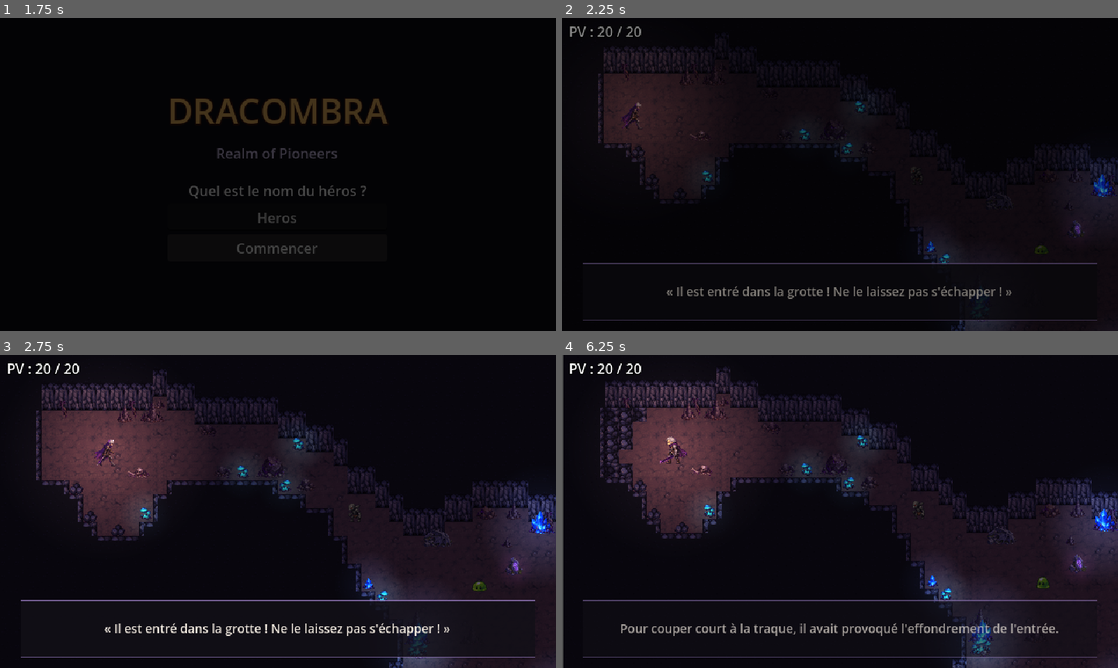
Above: before the commit, frames 1-4 (two rows, left to right).
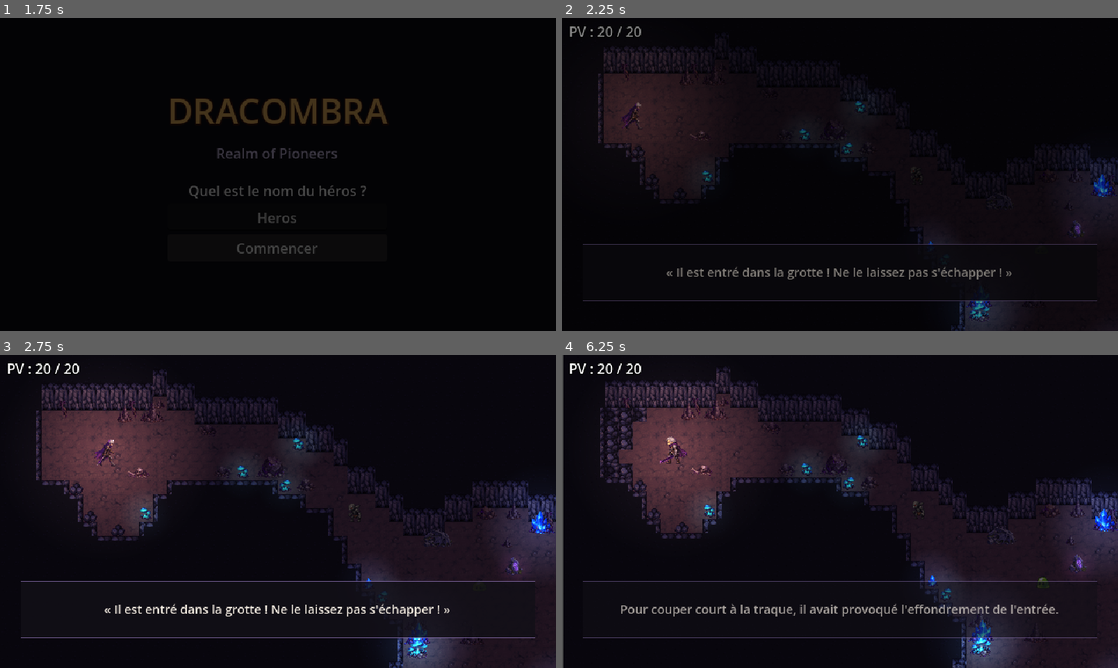
Above: after the commit, the same moments.

Repository: jyraia-sama/dracombra--realm-of-pioneers
Game: Godot game, scene res://scenes/ui/title_screen.tscn
Two runs of this game, one before a commit and one after it. Both use one fixed random seed, a clock stepped at 60 frames per second and the inputs below.
Inputs (mouse positions are in pixels of both pictures, inside the frame that each line leads up to):
- Up to frame 1 (1.75 s): click "Nouvelle partie" at 0.5 s; click "Commencer" at 1.25 s
- Up to frame 2 (2.25 s): move the mouse to (962, 158) at 2.02 s; hold D (move_right) from 2.03 s (still down); hold H (quick_heal, bound only after the commit) from 2.03 s (still down); click (962, 158) at 2.17 s
- Up to frame 3 (2.75 s): keep holding D (move_right); keep holding H (quick_heal, bound only after the commit)
- Up to frame 4 (6.25 s): release D (move_right) at 2.75 s; release H (quick_heal, bound only after the commit) at 2.75 s; drag from (728, 527) to (667, 455) at 2.77 s; move the mouse to (895, 442) at 3.52 s; hold D (move_right) 3.53-4.25 s; hold I (bag) 3.53-4.25 s; tap H (quick_heal, bound only after the commit) at 3.8, 5.3 s; drag from (812, 574) to (662, 452) at 4.27 s; move the mouse to (1006, 558) at 5.02 s; hold A (move_left) 5.03-5.75 s; hold Space (dodge) 5.03-5.75 s; tap Escape (pause) at 5.65 s; drag from (673, 464) to (917, 514) at 5.77 s

Frame 1 is identical in both runs. In frame 2, 3.2% of the frame differs, in the area x 3-97%, y 72-97%; in frame 3, 3.8%; in frame 4, 4.0%.

Commit message:
Barre d'outils, sprite d'Ysolde, icônes hache/pioche, fix sanglier pendant l'arrivée blessée
- Sylve : les ennemis sont retirés pendant l'arrivée du héros blessé (il restait bloqué)
- Hotbar en bas de l'écran : touches 1-6, H / RB pour le soin rapide
- Boîte de narration remontée au-dessus de la barre
- Ysolde : planche 6x8 (idle, marche, soin, mortier)

Co-Authored-By: Claude Opus 5.5 <noreply@anthropic.com>
Claude-Session: https://claude.ai/code/session_01KBJV5MgMfYCUGu2ekBiNVK

Diff:
--- a/project.godot
+++ b/project.godot
@@ -110,6 +110,42 @@
 , Object(InputEventJoypadButton,"resource_local_to_scene":false,"resource_name":"","device":-1,"button_index":9,"pressure":0.0,"pressed":true,"script":null)
 ]
 }
+slot_1={
+"deadzone": 0.2,
+"events": [Object(InputEventKey,"resource_local_to_scene":false,"resource_name":"","device":-1,"window_id":0,"alt_pressed":false,"shift_pressed":false,"ctrl_pressed":false,"meta_pressed":false,"pressed":false,"keycode":0,"physical_keycode":49,"key_label":0,"unicode":49,"location":0,"echo":false,"script":null)
+]
+}
+slot_2={
+"deadzone": 0.2,
+"events": [Object(InputEventKey,"resource_local_to_scene":false,"resource_name":"","device":-1,"window_id":0,"alt_pressed":false,"shift_pressed":false,"ctrl_pressed":false,"meta_pressed":false,"pressed":false,"keycode":0,"physical_keycode":50,"key_label":0,"unicode":50,"location":0,"echo":false,"script":null)
+]
+}
+slot_3={
+"deadzone": 0.2,
+"events": [Object(InputEventKey,"resource_local_to_scene":false,"resource_name":"","device":-1,"window_id":0,"alt_pressed":false,"shift_pressed":false,"ctrl_pressed":false,"meta_pressed":false,"pressed":false,"keycode":0,"physical_keycode":51,"key_label":0,"unicode":51,"location":0,"echo":false,"script":null)
+]
+}
+slot_4={
+"deadzone": 0.2,
+"events": [Object(InputEventKey,"resource_local_to_scene":false,"resource_name":"","device":-1,"window_id":0,"alt_pressed":false,"shift_pressed":false,"ctrl_pressed":false,"meta_pressed":false,"pressed":false,"keycode":0,"physical_keycode":52,"key_label":0,"unicode":52,"location":0,"echo":false,"script":null)
+]
+}
+slot_5={
+"deadzone": 0.2,
+"events": [Object(InputEventKey,"resource_local_to_scene":false,"resource_name":"","device":-1,"window_id":0,"alt_pressed":false,"shift_pressed":false,"ctrl_pressed":false,"meta_pressed":false,"pressed":false,"keycode":0,"physical_keycode":53,"key_label":0,"unicode":53,"location":0,"echo":false,"script":null)
+]
+}
+slot_6={
+"deadzone": 0.2,
+"events": [Object(InputEventKey,"resource_local_to_scene":false,"resource_name":"","device":-1,"window_id":0,"alt_pressed":false,"shift_pressed":false,"ctrl_pressed":false,"meta_pressed":false,"pressed":false,"keycode":0,"physical_keycode":54,"key_label":0,"unicode":54,"location":0,"echo":false,"script":null)
+]
+}
+quick_heal={
+"deadzone": 0.2,
+"events": [Object(InputEventKey,"resource_local_to_scene":false,"resource_name":"","device":-1,"window_id":0,"alt_pressed":false,"shift_pressed":false,"ctrl_pressed":false,"meta_pressed":false,"pressed":false,"keycode":0,"physical_keycode":72,"key_label":0,"unicode":104,"location":0,"echo":false,"script":null)
+, Object(InputEventJoypadButton,"resource_local_to_scene":false,"resource_name":"","device":-1,"button_index":10,"pressure":0.0,"pressed":true,"script":null)
+]
+}
 pause={
 "deadzone": 0.2,
 "events": [Object(InputEventKey,"resource_local_to_scene":false,"resource_name":"","device":-1,"window_id":0,"alt_press …(195 unchanged characters)…
--- a/scenes/levels/sylve/sylve.gd
+++ b/scenes/levels/sylve/sylve.gd
@@ -35,6 +35,10 @@
 	if gate:
 		gate.enabled = false
 	daylight.color = EVENING
+	# Pendant l'arrivée, le héros est à bout de forces : pas de combat possible.
+	# Les bêtes de la Sylve ne sortiront qu'une fois le prologue terminé.
+	for enemy in get_tree().get_nodes_in_group("enemies"):
+		enemy.queue_free()
 	wound = WoundedEffect.new()
 	wound.name = "Wound"
 	add_child(wound)
--- a/scenes/npc/ysolde.gd
+++ b/scenes/npc/ysolde.gd
@@ -6,6 +6,13 @@
 ## habitante de la guilde.
 
 const SHEET := preload("res://assets/sprites/npc/ysolde.png")
+## Planche ysolde.png (6 colonnes) : [rangée, images, durée d'une image].
+const ANIMS := {
+	&"idle_down": [0, 4, 0.3], &"idle_up": [1, 4, 0.3], &"idle_side": [2, 4, 0.3],
+	&"walk_down": [3, 6, 0.12], &"walk_up": [4, 6, 0.12], &"walk_side": [5, 6, 0.12],
+	&"heal": [6, 4, 0.25], &"mortar": [7, 4, 0.22],
+}
+const COLUMNS := 6
 
 var _sprite: Sprite2D
 var _interact: Interactable
@@ -17,9 +24,10 @@
 	add_to_group("npc")
 	_sprite = Sprite2D.new()
 	_sprite.texture = SHEET
-	_sprite.hframes = 2
+	_sprite.hframes = COLUMNS
+	_sprite.vframes = 8
 	_sprite.centered = false
-	_sprite.offset = Vector2(-10, -30)
+	_sprite.offset = Vector2(-13, -30)
 	add_child(_sprite)
 	var body := StaticBody2D.new()
 	body.collision_layer = 1
@@ -41,10 +49,19 @@
 
 func _process(delta: float) -> void:
 	_time += delta
-	_sprite.frame = int(_time / 0.7) % 2
 	var player := get_tree().get_first_node_in_group("player") as Node2D
-	if player:
-		_sprite.flip_h = player.global_position.x < global_position.x
+	var anim := &"mortar"
+	_sprite.flip_h = false
+	if player and (_talking or player.global_position.distance_to(global_position) < Game.TILE_SIZE * 4.0):
+		# Elle se tourne vers le héros quand il approche.
+		var d := player.global_position - global_position
+		if absf(d.x) > absf(d.y):
+			anim = &"idle_side"
+			_sprite.flip_h = d.x < 0.0
+		else:
+			anim = &"idle_down" if d.y > 0.0 else &"idle_up"
+	# Sinon, elle pile des herbes dans son mortier.
+	_sprite.frame = SheetAnimation.frame(ANIMS, anim, COLUMNS, _time, true)
 	# Un « ! » quand elle a quelque chose à dire.
 	if Quests.ready_to_report and int(_time * 2.0) % 6 == 0 and not _talking and fmod(_time, 3.0) < delta:
 		Emote.show(self, "!", Color(1.0, 0.85, 0.3), 32.0)
--- /dev/null
+++ b/scenes/ui/hotbar.gd
@@ -0,0 +1,111 @@
+class_name Hotbar
+extends HBoxContainer
+## Barre d'outils en bas de l'écran : l'arme de la classe, la hache, la pioche, puis les
+## soins (baume, viande). Touches 1 à 6 pour utiliser un consommable ; H (ou RB) prend
+## le meilleur soin disponible. Les outils servent tout seuls quand on frappe.
+
+const SLOTS: Array[StringName] = [&"__weapon", &"axe", &"pickaxe", &"balm", &"meat", &"herb"]
+const SLOT := 22
+
+var _cells: Array[Dictionary] = []
+var _flash := -1
+
+
+func _ready() -> void:
+	add_theme_constant_override("separation", 2)
+	for i in SLOTS.size():
+		var panel := Panel.new()
+		panel.custom_minimum_size = Vector2(SLOT, SLOT)
+		var style := StyleBoxFlat.new()
+		style.bg_color = Color(0.16, 0.14, 0.2, 0.85)
+		style.border_color = Color(0.45, 0.38, 0.55)
+		style.set_border_width_all(1)
+		panel.add_theme_stylebox_override("panel", style)
+		var icon := TextureRect.new()
+		icon.position = Vector2(3, 3)
+		icon.size = Vector2(16, 16)
+		icon.stretch_mode = TextureRect.STRETCH_KEEP_CENTERED
+		panel.add_child(icon)
+		var key := _label(str(i + 1), Vector2(1, -2), Color(0.85, 0.8, 0.9))
+		panel.add_child(key)
+		var count := _label("", Vector2(8, 11), Color.WHITE)
+		count.horizontal_alignment = HORIZONTAL_ALIGNMENT_RIGHT
+		count.size = Vector2(13, 10)
+		panel.add_child(count)
+		add_child(panel)
+		_cells.append({"panel": panel, "style": style, "icon": icon, "count": count})
+	Inventory.item_changed.connect(func(_item: ItemData, _n: int) -> void: refresh())
+	Hero.class_changed.connect(func(_c: StringName) -> void: refresh())
+	refresh()
+
+
+func _label(text: String, at: Vector2, color: Color) -> Label:
+	var l := Label.new()
+	l.text = text
+	l.position = at
+	l.add_theme_font_size_override("font_size", 8)
+	l.add_theme_color_override("font_color", color)
+	l.add_theme_color_override("font_outline_color", Color.BLACK)
+	l.add_theme_constant_override("outline_size", 3)
+	return l
+
+
+func refresh() -> void:
+	for i in SLOTS.size():
+		var cell: Dictionary = _cells[i]
+		var id := SLOTS[i]
+		if id == &"__weapon":
+			var atlas := AtlasTexture.new()
+			atlas.atlas = load("res://assets/sprites/items/items.png")
+			atlas.region = Rect2(int(Hero.info()["icon"]), 0, 16, 16)
+			cell["icon"].texture = atlas
+			cell["icon"].modulate = Color.WHITE
+			cell["count"].text = ""
+			continue
+		var item := Inventory.item_by_id(id)
+		var n := Inventory.get_count(id)
+		cell["icon"].texture = item.icon if item else null
+		# Ce qu'on ne possède pas encore apparaît en ombre.
+		cell["icon"].modulate = Color.WHITE if n > 0 else Color(0.35, 0.35, 0.4, 0.6)
+		cell["count"].text = str(n) if n > 0 and item.category != &"tool" else ""
+		cell["panel"].tooltip_text = item.display_name if item else ""
+
+
+func _unhandled_input(event: InputEvent) -> void:
+	var player := get_tree().get_first_node_in_group("player") as Player
+	if player == null or player.input_locked or get_tree().paused:
+		return
+	for i in SLOTS.size():
+		if event.is_action_pressed("slot_%d" % (i + 1)):
+			get_viewport().set_input_as_handled()
+			use_slot(i)
+			return
+	if event.is_action_pressed("quick_heal"):
+		get_viewport().set_input_as_handled()
+		for i in [3, 4]:
+			if use_slot(i):
+				return
+
+
+## Utilise l'objet de la case (s'il se consomme). Renvoie true s'il a servi.
+func use_slot(i: int) -> bool:
+	var id := SLOTS[i]
+	var item := Inventory.item_by_id(id) if id != &"__weapon" else null
+	var player := get_tree().get_first_node_in_group("player") as Player
+	_blink(i)
+	if item == null or player == null or item.use_heal <= 0 or Inventory.get_count(id) <= 0:
+		return false
+	if player.health.current_health >= player.health.max_health:
+		Emote.show(player, "PV max", Color(0.7, 1.0, 0.7), 34.0)
+		return false
+	Inventory.remove_item(item, 1)
+	player.health.heal(item.use_heal)
+	Emote.show(player, "+%d" % item.use_heal, Color(0.5, 1.0, 0.5), 34.0)
+	return true
+
+
+func _blink(i: int) -> void:
+	var style: StyleBoxFlat = _cells[i]["style"]
+	style.border_color = Color(1.0, 0.85, 0.4)
+	var tween := create_tween()
+	tween.tween_property(style, "border_color", Color(0.45, 0.38, 0.55), 0.3)
--- a/scenes/ui/hud.gd
+++ b/scenes/ui/hud.gd
@@ -23,6 +23,23 @@
 	_prompt.offset_left = -200
 	_prompt.offset_right = 200
 	_prompt.horizontal_alignment = HORIZONTAL_ALIGNMENT_CENTER
+
+	# Barre d'outils en bas, une fois le prologue terminé.
+	var hotbar := Hotbar.new()
+	hotbar.name = "Hotbar"
+	hotbar.set_anchors_and_offsets_preset(Control.PRESET_CENTER_BOTTOM)
+	hotbar.offset_left = -(Hotbar.SLOT * 6 + 10) / 2.0
+	hotbar.offset_right = (Hotbar.SLOT * 6 + 10) / 2.0
+	hotbar.offset_top = -Hotbar.SLOT - 4
+	hotbar.offset_bottom = -4
+	hotbar.visible = Game.has_flag(&"prologue_done")
+	# Sa propre couche, au-dessus des textes de narration.
+	var bar_layer := CanvasLayer.new()
+	bar_layer.name = "HotbarLayer"
+	bar_layer.layer = 21
+	add_child(bar_layer)
+	bar_layer.add_child(hotbar)
+	Hero.class_changed.connect(func(_c: StringName) -> void: hotbar.visible = Game.has_flag(&"prologue_done"))
 
 	var player := get_tree().get_first_node_in_group("player") as Player
 	if player == null:
@@ -53,6 +70,9 @@
 
 func _process(_delta: float) -> void:
 	_objective.text = Quests.objective_text()
+	var hotbar := get_node_or_null("HotbarLayer/Hotbar") as Control
+	if hotbar:
+		hotbar.visible = Game.has_flag(&"prologue_done")
 
 
 func _refresh_info() -> void:
--- a/scenes/ui/narration.tscn
+++ b/scenes/ui/narration.tscn
@@ -41,9 +41,9 @@
 anchor_right = 1.0
 anchor_bottom = 1.0
 offset_left = 24.0
-offset_top = -78.0
+offset_top = -100.0
 offset_right = -24.0
-offset_bottom = -12.0
+offset_bottom = -34.0
 grow_horizontal = 2
 grow_vertical = 0
 mouse_filter = 2
Binary file changed: assets/sprites/items/items.png
Binary file changed: assets/sprites/npc/ysolde.png
Not shown, added: scenes/ui/hotbar.gd.uid
Not shown, added: tools/ysolde_sheet.py
